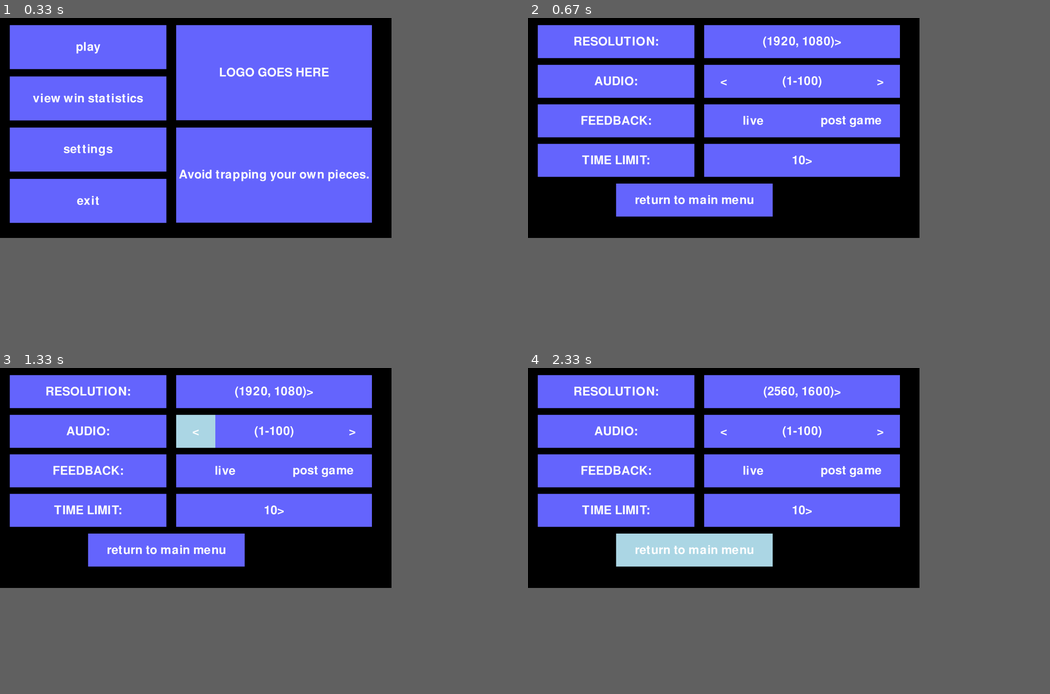
Above: before the commit, frames 1-4 (two rows, left to right).
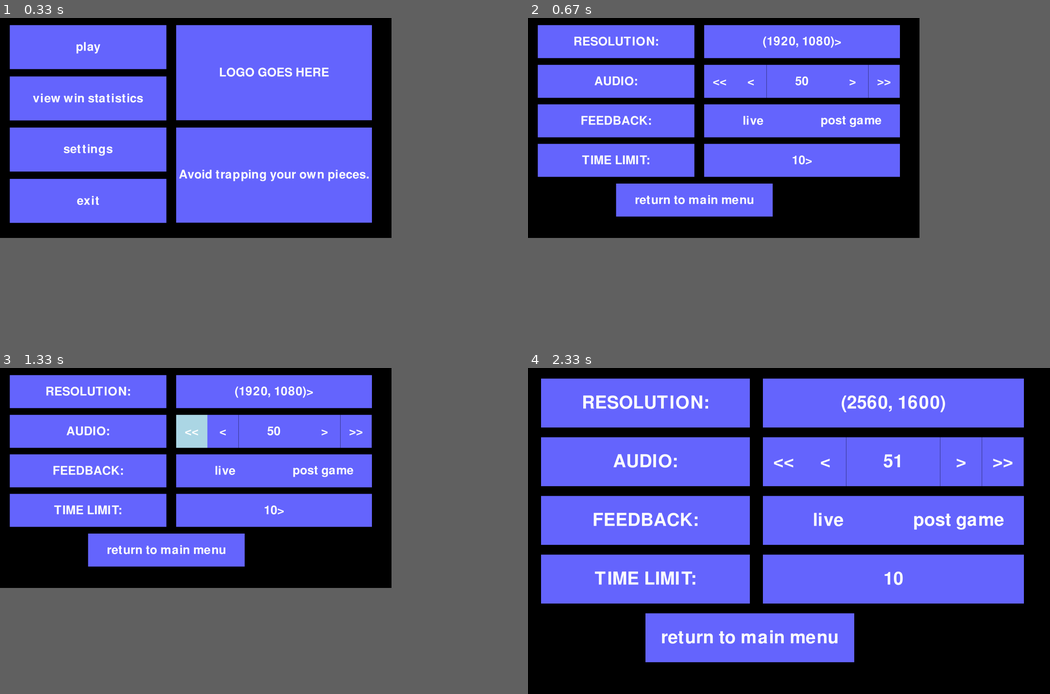
Above: after the commit, the same moments.

Repository: Sh0ookshed/BLOCKADE-pygame-chess
Game: pygame game, started from main_file.py
Same seed, same stepped clock (60 frames per second), same inputs: the game is played once before the commit and once after it.
Inputs (mouse positions are in pixels of both pictures, inside the frame that each line leads up to):
- Up to frame 1 (0.33 s): no input
- Up to frame 2 (0.67 s): click "settings" at 0.38 s
- Up to frame 3 (1.33 s): click (354, 429) at 0.88 s, where only the run after the commit has a clickable ">>"; click (193, 429) at 1.22 s, where only the run after the commit has a clickable "<<"
- Up to frame 4 (2.33 s): click ">" at 1.55 s; click (731, 403) at 1.88 s; click (705, 534) at 2.22 s
In our replay, in frame 4 the window is 900x506 before the commit and 1200x750 after it. These sizes can differ from the game's own. Grey fills any space a smaller window leaves; there, only what the larger window draws over its background counts as a difference.

Frame 1 is identical in both runs. In frame 2, 0.2% of the frame differs, in the area x 35-72%, y 14-25%; in frame 3, 0.4%; in frame 4, 46%, in the area x 1-95%, y 2-91%.

Commit message:
Settings functionality + frontend. no saving yet

Diff:
--- a/windows/settings_window.py
+++ b/windows/settings_window.py
@@ -30,6 +30,10 @@
 #settings menu window function
 #------------------------------------------------------------------------------
 def settings(cw,ch):
+
+    #important locals
+    audio_level = 50 #How high the audio level will be (0 to 100). The default will be 50 upon opening (will change when data saving is implemented)
+
     #display configs
     window = pygame.display.set_mode((cw,ch)) #The parameters: cw = Current width, ch = Current height (Referring to the size of the display).
     pygame.display.set_caption("BLOCKADE (settings)") #Allows user to see game name and be clear what window they are in.
@@ -39,7 +43,7 @@
 
     audio_db = Display_box("AUDIO:",cw,ch, 0.025, 0.213, 0.4, 0.15,scaled_font(ch),DARKBLUE,WHITE) #Display box that points towards audio adjustment buttons.
 
-    audio_display_db = Display_box("(1-100)",cw,ch,0.55,0.213,0.3,0.15,scaled_font(ch),DARKBLUE,WHITE) #Display box that displays the current audio level.
+    audio_display_db = Display_box(f"{audio_level}",cw,ch,0.61,0.213,0.18,0.15,scaled_font(ch),DARKBLUE,WHITE) #Display box that displays the current audio level.
 
     feedback_db = Display_box("FEEDBACK:",cw,ch, 0.025, 0.393, 0.4, 0.15,scaled_font(ch),DARKBLUE,WHITE) #Display box that points towards the feedback option buttons.
 
@@ -48,9 +52,13 @@
     #creating buttons / dropdown buttons
     return_button = Button("return to main menu",cw,ch, 0.225, 0.753, 0.4, 0.15,scaled_font(ch),DARKBLUE,LIGHTBLUE,WHITE) #Returns the user to the main menu
 
-    volume_down_button = Button("<",cw,ch,0.45,0.213,0.1,0.15,scaled_font(ch),DARKBLUE,LIGHTBLUE,WHITE) #Turns the volume down.
+    volume_down_button = Button("<",cw,ch,0.53,0.213,0.08,0.15,scaled_font(ch),DARKBLUE,LIGHTBLUE,WHITE) #Turns the volume down by 1.
 
-    volume_up_button = Button(">",cw,ch,0.85,0.213,0.1,0.15,scaled_font(ch),DARKBLUE,LIGHTBLUE,WHITE) #Turns the volume up.
+    volume_down_extra_button = Button("<<",cw,ch,0.45,0.213,0.08,0.15,scaled_font(ch),DARKBLUE,LIGHTBLUE,WHITE) #Turns the volume down by 5.
+
+    volume_up_button = Button(">",cw,ch,0.79,0.213,0.08,0.15,scaled_font(ch),DARKBLUE,LIGHTBLUE,WHITE) #Turns the volume up by 1.
+
+    volume_up_extra_button = Button(">>",cw,ch,0.87,0.213,0.08,0.15,scaled_font(ch),DARKBLUE,LIGHTBLUE,WHITE) #Turns the volume up by 5.
 
     f_live = Button("live",cw,ch,0.45,0.393,0.25,0.15,scaled_font(ch),DARKBLUE,LIGHTBLUE,WHITE) #This button when selected turns the gameplay feedback into live mode.
 
@@ -61,14 +69,16 @@
     time_choice = dropdown_button("10",cw,ch,0.45,0.573,0.5,0.15,scaled_font(ch),DARKBLUE,LIGHTBLUE,WHITE) #Dropdown menu that lets the user choose the chess clock time.
 
     #lists for easy management and drawing
-    button_list = [return_button, volume_down_button, volume_up_button, resolution_choice,f_live,f_post, time_choice] #Button list lets the program loop through buttons to iteratively draw and interact with them.
+    button_list = [return_button,volume_up_button, volume_down_button, volume_down_extra_button, volume_up_extra_button, resolution_choice,f_live,f_post, time_choice] #Button list lets the program loop through buttons to iteratively draw and interact with them.
 
     display_box_list = [resolution_db, audio_db, audio_display_db, feedback_db, time_limit_db] #Display box list lets the program loop through display boxes to iteratively draw them.
 
+    volume_list = [volume_down_button, volume_down_extra_button, volume_up_button, volume_up_extra_button] #List to manage the volume control specific buttons.
 
     #window loop #While the variable "active" is true the win statistics function won't end unless forcefully exited.
     active = True
     while active:
+        current_res = cw,ch #Captures the current resolution of the window.
         event_handler = pygame.event.get() #The event handler checks through every single possible pygame event.
         mouse_position = pygame.mouse.get_pos() #Allows the tracking of the mouse position.
         for event in event_handler:
@@ -81,7 +91,29 @@
                 b.check_for_click(event_handler)  #Check for where the mouse is and if it has clicked the button.
                 if b.clicked == True:
                     if b == return_button:
-                        return (cw,ch)
+                        return (cw,ch) #Return to main menu storing current resolution.
+
+                    if b in volume_list:  #Checks to see if volume has been altered.
+                        if b == volume_down_button:
+                            if audio_level > 0:
+                                audio_level -=1 #-1 if audio is above zero.
+                        elif b == volume_down_extra_button:
+                            if audio_level <=5:
+                                audio_level = 0 #If audio is below 5 but greater than 0 it will just make it equal to zero so there are no negatives.
+                            elif audio_level > 0:
+                                audio_level -=5 #-5 if audio is above zero.
+                        elif b == volume_up_button:
+                            if audio_level < 100:
+                                audio_level +=1 #+1 if audio is less than 100.
+                        elif b == volume_up_extra_button:
+                            if audio_level >= 95:
+                                audio_level = 100
+                            elif audio_level < 100:
+                                audio_level +=5
+
+                        audio_display_db.text = str(audio_level)
+                        audio_display_db.text_surface = scaled_font(ch).render(audio_display_db.text,True,WHITE)
+
             elif resolution_choice.opened == True: #When resolution choice dropdown is open only the dropdown buttons can be pressed.
                 if b == resolution_choice:
                     b.detect_mouse(mouse_position)
@@ -103,6 +135,14 @@
 
         if resolution_choice.opened == True:
             chosen_res = resolutions[resolution_choice.drop(resolutions,window,mouse_position,event_handler)] #If the dropdown gets clicked, open the dropdown and when an option is clicked return the index for it.
+            if chosen_res != current_res:
+                pygame.display.set_mode(chosen_res) #change the resolution to be the same as the one selected.
+                cw = pygame.display.get_surface().get_width()
+                ch = pygame.display.get_surface().get_height()
+                for r in button_list:
+                    r.resize(cw,ch,scaled_font(ch))
+                for r in display_box_list:
+                    r.resize(cw,ch,scaled_font(ch))
 
         elif time_choice.opened == True:
             chosen_time = chess_times[time_choice.drop(chess_times,window,mouse_position,event_handler)]
